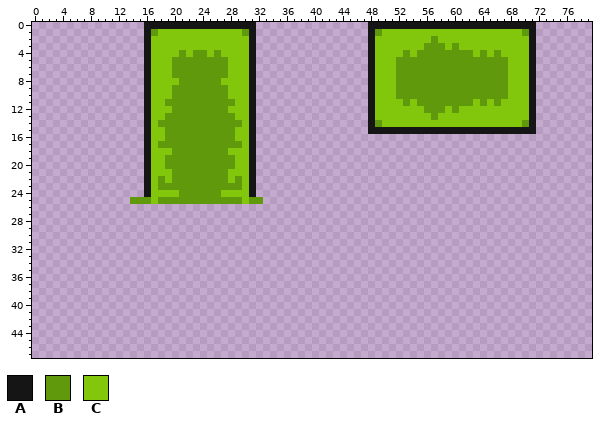
Sprite sheet, stored at Assets/Art/Spritesheets/Obstaculos_Spritesheet_Grid_8x8.png. That is the earlier state.
The file is 80x48 pixels. The old version is drawn lined up with the new one.
Palette (. is transparent): A #151515  B #61990c  C #82c70c
Pixels before (only the part around the change), first column x 0:
 0 ................AAAAAAAAAAAAAAAA................AAAAAAAAAAAAAAAAAAAAAAAA........
 1 ................ABCCCCCCCCCCCCBA................ABCCCCCCCCCCCCCCCCCCCCBA........
 2 ................ACCCCCCCCCCCCCCA................ACCCCCCCCBCCCCCCCCCCCCCA........
 3 ................ACCCCCCCCCCCCCCA................ACCCCCCCBBBCBCCCCCCCCCCA........
 4 ................ACCCCBCBBCBCCCCA................ACCCCBCBBBBBBBBCBCBCCCCA........
 5 ................ACCCBBBBBBBBCCCA................ACCCBBBBBBBBBBBBBBBBCCCA........
 6 ................ACCCBBBBBBBBCCCA................ACCCBBBBBBBBBBBBBBBBCCCA........
 7 ................ACCCBBBBBBBBCCCA................ACCCBBBBBBBBBBBBBBBBCCCA........
 8 ................ACCCCBBBBBBCCCCA................ACCCBBBBBBBBBBBBBBBBCCCA........
 9 ................ACCCBBBBBBBBCCCA................ACCCBBBBBBBBBBBBBBBBCCCA........
10 ................ACCCBBBBBBBBCCCA................ACCCBBBBBBBBBBBBBBBBCCCA........
11 ................ACCBBBBBBBBBBCCA................ACCCCBCBBBBBBBBCBCBCCCCA........
12 ................ACCCBBBBBBBBCCCA................ACCCCCCCBBBCBCCCCCCCCCCA........
13 ................ACCBBBBBBBBBBCCA................ACCCCCCCCBCCCCCCCCCCCCCA........
14 ................ACBBBBBBBBBBBBCA................ABCCCCCCCCCCCCCCCCCCCCBA........
15 ................ACCBBBBBBBBBBCCA................AAAAAAAAAAAAAAAAAAAAAAAA........
16 ................ACCBBBBBBBBBBCCA................................................
17 ................ACBBBBBBBBBBBBCA................................................
18 ................ACCCBBBBBBBBCCCA................................................
19 ................ACCBBBBBBBBBBCCA................................................
20 ................ACCBBBBBBBBBBCCA................................................
21 ................ACCCBBBBBBBBCCCA................................................
22 ................ACBCBBBBBBBBCBCA................................................
23 ................ACBBBBBBBBBBBBCA................................................
24 ................ACCCCBBBBBBCCCCA................................................
25 ..............BBBCBBBBBBBBBBBBCBB...............................................
26 ................................................................................
27 ................................................................................
28 ................................................................................
29 ................................................................................
30 ................................................................................
31 ................................................................................
32 ................................................................................
33 ................................................................................
34 ................................................................................
35 ................................................................................
36 ................................................................................
37 ................................................................................
38 ................................................................................
39 ................................................................................
40 ................................................................................
41 ................................................................................
42 ................................................................................
43 ................................................................................
44 ................................................................................
45 ................................................................................
46 ................................................................................
47 ................................................................................
And afterwards:
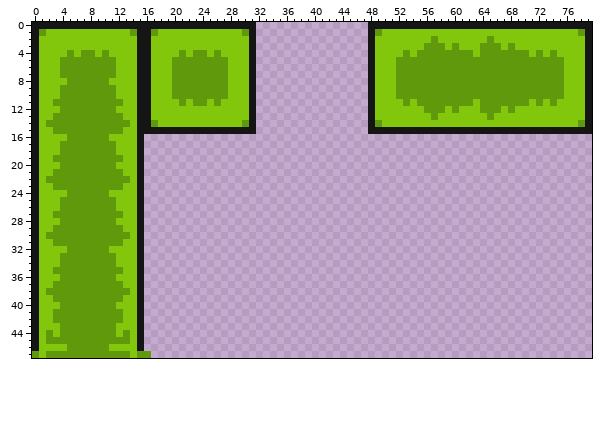
The exact change:
whole drawing moved by +0,-8 (the old picture is shown already moved)
y 0: x 0..15 ................ -> AAAAAAAAAAAAAAAA; x 72..79 ........ -> AAAAAAAA
y 1: x 0..15 ................ -> ABCCCCCCCCCCCCBA; x 70..79 BA........ -> CCCCCCCCBA
y 2: x 0..15 ................ -> ACCCCCCCCCCCCCCA; x 65 C -> B; x 71..79 A........ -> CCCCCCCCA
y 3: x 0..15 ................ -> ACCCCCCCCCCCCCCA; x 64..66 CCC -> BBB; x 68 C -> B; x 71..79 A........ -> CCCCCCCCA
y 4: x 0..15 ................ -> ACCCCBCBBCBCCCCA; x 65 C -> B; x 67..79 CCCCA........ -> BBBBCBCBCCCCA
y 5..7: x 0..15 ................ -> ACCCBBBBBBBBCCCA; x 68..79 CCCA........ -> BBBBBBBBCCCA
y 8: x 0..15 ................ -> ACCCCBBBBBBCCCCA; x 20 C -> B; x 27 C -> B; x 68..79 CCCA........ -> BBBBBBBBCCCA
y 9..10: x 0..15 ................ -> ACCCBBBBBBBBCCCA; x 68..79 CCCA........ -> BBBBBBBBCCCA
y 11: x 0..15 ................ -> ACCBBBBBBBBBBCCA; x 19..20 BB -> CC; x 22 B -> C; x 25 B -> C; x 27..28 BB -> CC; x 65 C -> B; x 67..79 CCCCA........ -> BBBBCBCBCCCCA
y 12: x 0..15 ................ -> ACCCBBBBBBBBCCCA; x 20..27 BBBBBBBB -> CCCCCCCC; x 64..66 CCC -> BBB; x 68 C -> B; x 71..79 A........ -> CCCCCCCCA
y 13: x 0..15 ................ -> ACCBBBBBBBBBBCCA; x 19..28 BBBBBBBBBB -> CCCCCCCCCC; x 65 C -> B; x 71..79 A........ -> CCCCCCCCA
y 14: x 0..15 ................ -> ACBBBBBBBBBBBBCA; x 17..30 CBBBBBBBBBBBBC -> BCCCCCCCCCCCCB; x 70..79 BA........ -> CCCCCCCCBA
y 15: x 0..15 ................ -> ACCBBBBBBBBBBCCA; x 17..30 CCBBBBBBBBBBCC -> AAAAAAAAAAAAAA; x 72..79 ........ -> AAAAAAAA
y 16: x 0..31 ................ACCBBBBBBBBBBCCA -> ACCCCBBBBBBCCCCA................
y 17: x 0..31 ................ACBBBBBBBBBBBBCA -> ACCCBBBBBBBBCCCA................
y 18: x 0..31 ................ACCCBBBBBBBBCCCA -> ACCCBBBBBBBBCCCA................
y 19: x 0..31 ................ACCBBBBBBBBBBCCA -> ACCBBBBBBBBBBCCA................
y 20: x 0..31 ................ACCBBBBBBBBBBCCA -> ACCCBBBBBBBBCCCA................
y 21: x 0..31 ................ACCCBBBBBBBBCCCA -> ACCBBBBBBBBBBCCA................
y 22: x 0..31 ................ACBCBBBBBBBBCBCA -> ACBBBBBBBBBBBBCA................
y 23: x 0..31 ................ACBBBBBBBBBBBBCA -> ACCBBBBBBBBBBCCA................
y 24: x 0..31 ................ACCCCBBBBBBCCCCA -> ACCCCBBBBBBCCCCA................
y 25: x 0..32 ..............BBBCBBBBBBBBBBBBCBB -> ACCCBBBBBBBBCCCA.................
y 26: x 0..15 ................ -> ACCCBBBBBBBBCCCA
y 27: x 0..15 ................ -> ACCBBBBBBBBBBCCA
y 28: x 0..15 ................ -> ACCCBBBBBBBBCCCA
y 29: x 0..15 ................ -> ACCBBBBBBBBBBCCA
y 30: x 0..15 ................ -> ACBBBBBBBBBBBBCA
y 31: x 0..15 ................ -> ACCBBBBBBBBBBCCA
y 32: x 0..15 ................ -> ACCCCBBBBBBCCCCA
y 33..34: x 0..15 ................ -> ACCCBBBBBBBBCCCA
y 35: x 0..15 ................ -> ACCBBBBBBBBBBCCA
y 36: x 0..15 ................ -> ACCCBBBBBBBBCCCA
y 37: x 0..15 ................ -> ACCBBBBBBBBBBCCA
y 38: x 0..15 ................ -> ACBBBBBBBBBBBBCA
y 39: x 0..15 ................ -> ACCBBBBBBBBBBCCA
y 40: x 0..15 ................ -> ACCCBBBBBBBBCCCA
y 41..42: x 0..15 ................ -> ACCBBBBBBBBBBCCA
y 43: x 0..15 ................ -> ACCCBBBBBBBBCCCA
y 44: x 0..15 ................ -> ACBCBBBBBBBBCBCA
y 45: x 0..15 ................ -> ACBBBBBBBBBBBBCA
y 46: x 0..15 ................ -> ACCCCBBBBBBCCCCA
y 47: x 0..16 ................. -> BCBBBBBBBBBBBBCBB
Pixel boxes of the changes (left, top, right, bottom) in both pictures:
changed: (32, 22, 263, 358)
changed: (480, 22, 592, 134)
